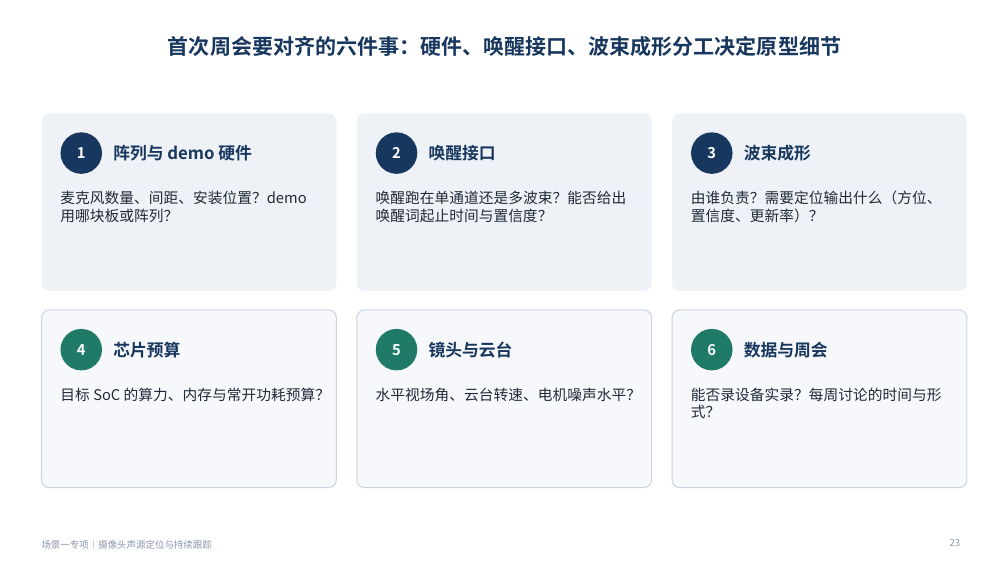
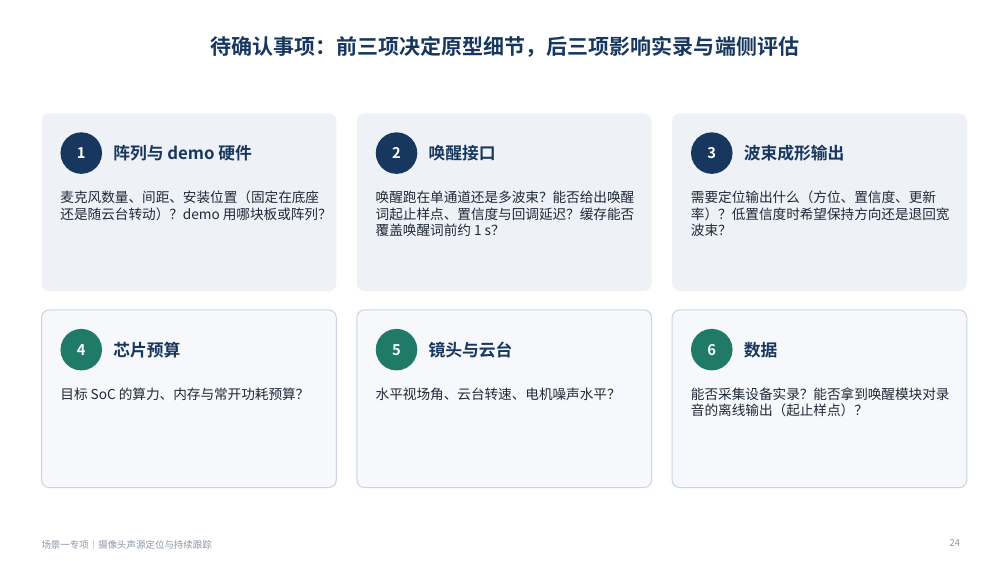
Before and after one commit to ZeroFoxxi/ssl-scene1, a slide deck: slide 24 of 场景一专项_摄像头声源定位与跟踪_方案选型与数据集.pptx (slide 23 before the commit). Drawn at 1008x567 pixels with LibreOffice and Linux fonts; fonts in the diff are those of the drawing. Boxes give left, top, right and bottom in pixels: in the first picture for what was removed or moved away, otherwise in the second. Text is boxed around its words. In the diff, an @@ line names an element or a change of style, - is before the commit and + after.

```diff
--- a/场景一专项_摄像头声源定位与跟踪_方案选型与数据集.pptx
+++ b/场景一专项_摄像头声源定位与跟踪_方案选型与数据集.pptx
@@ title at (210, 36, 799, 57): text changed @@
-首次周会要对齐的六件事：硬件、唤醒接口、波束成形分工决定原型细节
+待确认事项：前三项决定原型细节，后三项影响实录与端侧评估
@@ text at (744, 145, 844, 161): text changed @@
-波束成形
+波束成形输出
@@ text at (60, 190, 332, 220): text changed; size 14 to 13 pt @@
-麦克风数量、间距、安装位置？demo 用哪块板或阵列？
+麦克风数量、间距、安装位置（固定在底座还是随云台转动）？demo 用哪块板或阵列？
@@ text at (376, 190, 635, 236): text changed; size 14 to 13 pt @@
-唤醒跑在单通道还是多波束？能否给出唤醒词起止时间与置信度？
+唤醒跑在单通道还是多波束？能否给出唤醒词起止样点、置信度与回调延迟？缓存能否覆盖唤醒词前约 1 s？
@@ text at (691, 190, 950, 236): text changed; size 14 to 13 pt @@
-由谁负责？需要定位输出什么（方位、置信度、更新率）？
+需要定位输出什么（方位、置信度、更新率）？低置信度时希望保持方向还是退回宽波束？
@@ text at (744, 339, 778, 361): text changed @@
-数据与周会
+数据
@@ text "目标 SoC 的算力、内存与常开功耗预算？" at (60, 387, 310, 400): size 14 to 13 pt @@
@@ text "水平视场角、云台转速、电机噪声水平？" at (376, 387, 621, 400): size 14 to 13 pt @@
@@ text at (691, 387, 950, 416): text changed; size 14 to 13 pt @@
-能否录设备实录？每周讨论的时间与形式？
+能否采集设备实录？能否拿到唤醒模块对录音的离线输出（起止样点）？
@@ page number at (950, 539, 960, 546): text changed @@
-23
+24
```
Also in this commit, not shown: 19 other slides changed, 2 slides added, 1 slide removed, 5 other files.
